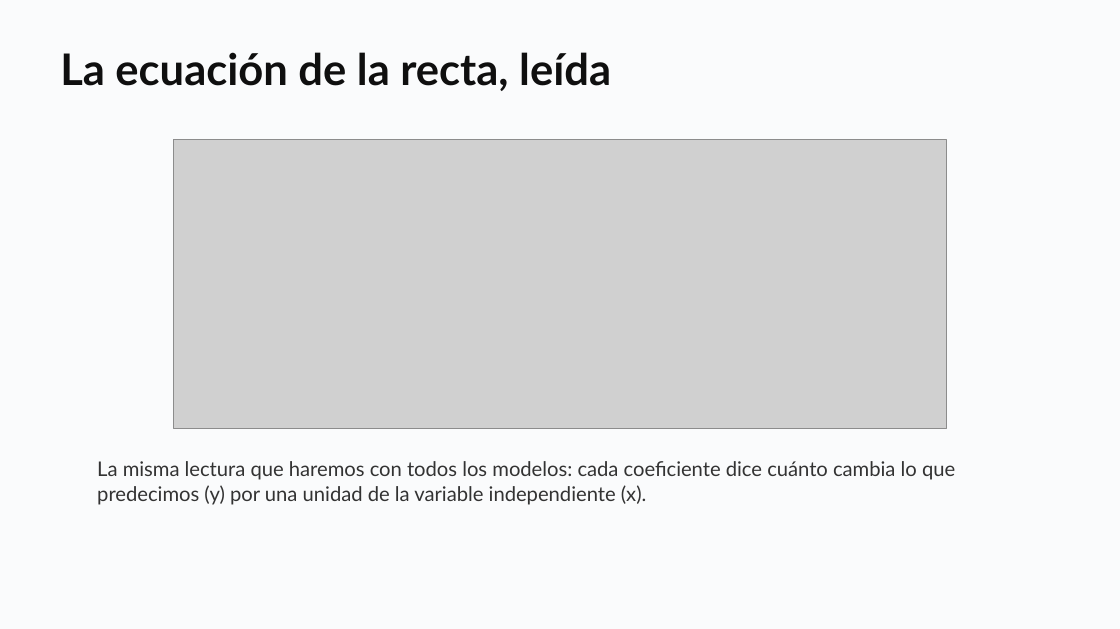
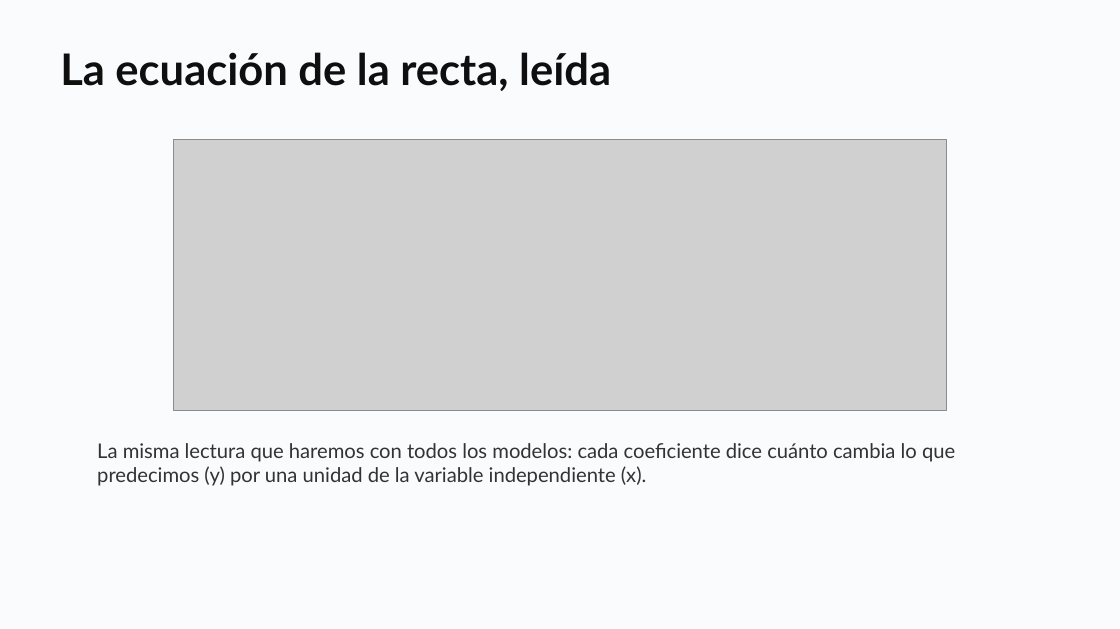
Before and after one commit to daniopitz/cienciadatos, a slide deck: slide 19 of presentaciones/clase04_regresion.pptx. Drawn at 1120x629 pixels with LibreOffice and Linux fonts; fonts in the diff are those of the drawing; grey boxes stand for pictures. Boxes give left, top, right and bottom in pixels: in the first picture for what was removed or moved away, otherwise in the second. Text is boxed around its words. In the diff, an @@ line names an element or a change of style, - is before the commit and + after.

```diff
--- a/presentaciones/clase04_regresion.pptx
+++ b/presentaciones/clase04_regresion.pptx
@@ picture: place and size @@
-picture at [174,140,946,429]
+picture at [174,140,946,411]
@@ text "La misma lectura que haremos ...": place and size @@
-text "La misma lectura que haremos ..." at [97,461,955,505]
+text "La misma lectura que haremos ..." at [97,443,955,486]
```
Also in this commit, not shown: 1 other file.
